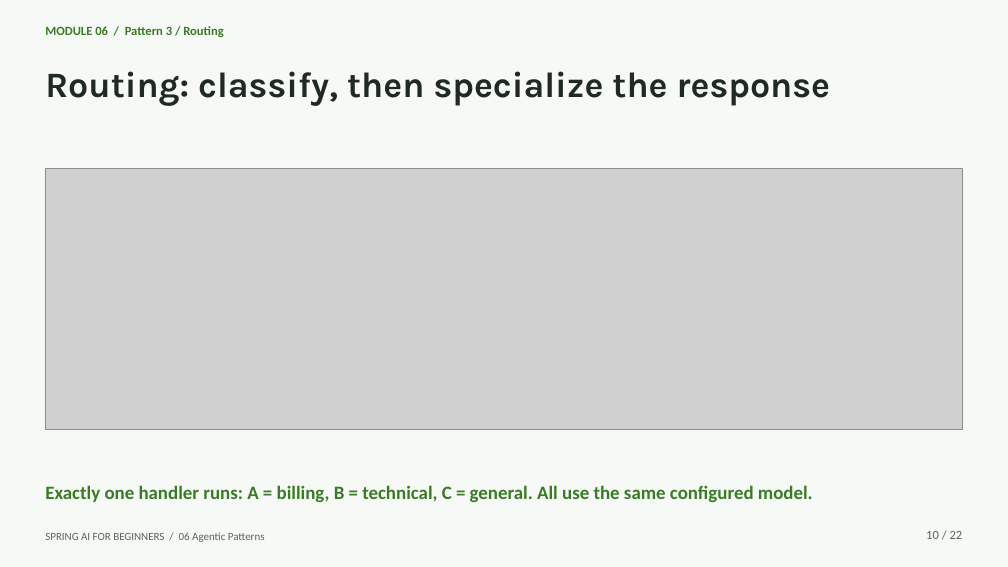
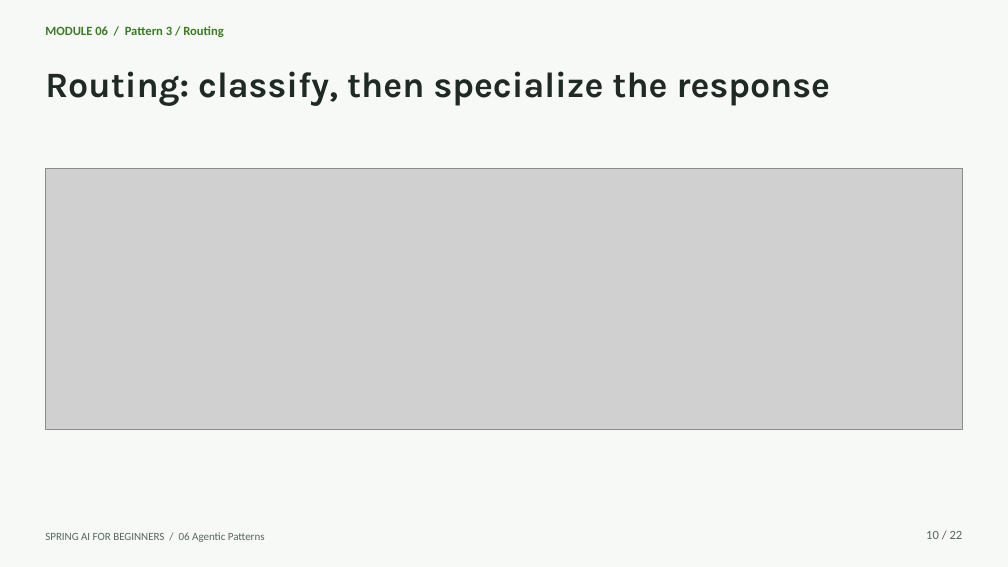
Before and after one commit to microsoft/Spring-AI-for-Beginners, a slide deck: slide 10 of presentations/06-agentic-patterns-with-spring-ai.pptx. Drawn at 1008x567 pixels with LibreOffice and Linux fonts; fonts in the diff are those of the drawing; grey boxes stand for pictures. Boxes give left, top, right and bottom in pixels: in the first picture for what was removed or moved away, otherwise in the second. Text is boxed around its words. In the diff, an @@ line names an element or a change of style, - is before the commit and + after.

```diff
--- a/presentations/06-agentic-patterns-with-spring-ai.pptx
+++ b/presentations/06-agentic-patterns-with-spring-ai.pptx
@@ text removed at <box>45,485,813,502</box> @@
-Exactly one handler runs: A = billing, B = technical, C = general. All use the same configured model.
```
Also in this commit, not shown: 19 other slides changed, 1 slide added, 1 slide removed, 5 other files.
